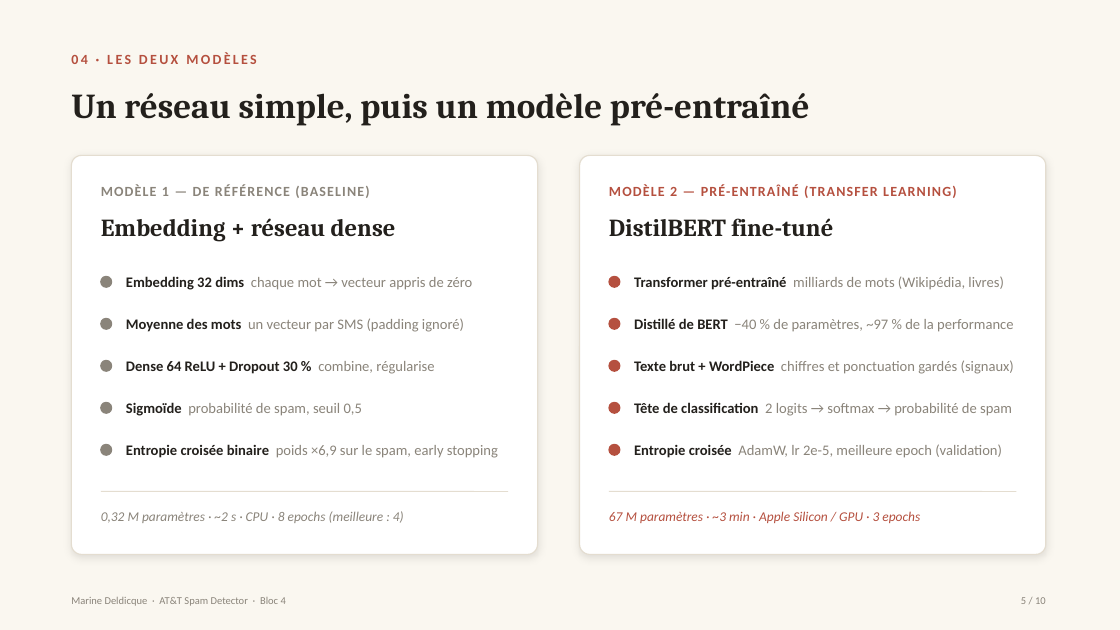
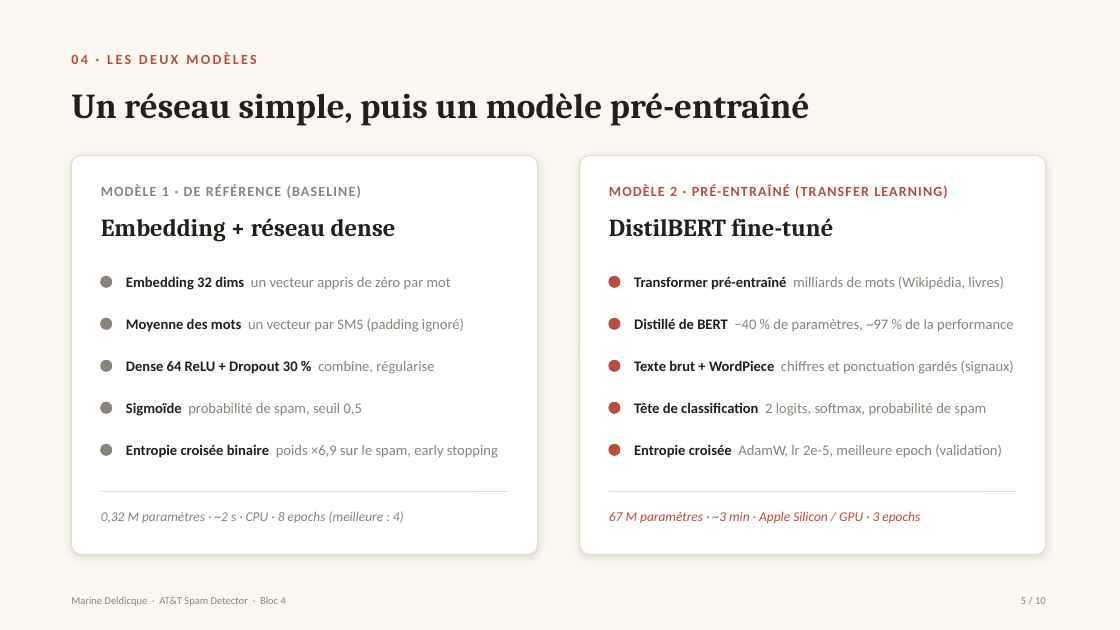
Before and after one commit to marinedde/cdsd-certification, a slide deck: slide 5 of bloc4-deep-learning/ATT_SpamDetector_Presentation.pptx. Drawn at 1120x630 pixels with LibreOffice and Linux fonts; fonts in the diff are those of the drawing. Boxes give left, top, right and bottom in pixels: in the first picture for what was removed or moved away, otherwise in the second. Text is boxed around its words. In the diff, an @@ line names an element or a change of style, - is before the commit and + after.

```diff
--- a/bloc4-deep-learning/ATT_SpamDetector_Presentation.pptx
+++ b/bloc4-deep-learning/ATT_SpamDetector_Presentation.pptx
@@ text at (101,184,361,198): text changed @@
-MODÈLE 1 — DE RÉFÉRENCE (BASELINE)
+MODÈLE 1 · DE RÉFÉRENCE (BASELINE)
@@ text at (609,184,947,198): text changed @@
-MODÈLE 2 — PRÉ-ENTRAÎNÉ (TRANSFER LEARNING)
+MODÈLE 2 · PRÉ-ENTRAÎNÉ (TRANSFER LEARNING)
@@ text at (126,276,451,290): text changed @@
-Embedding 32 dims chaque mot → vecteur appris de zéro
+Embedding 32 dims un vecteur appris de zéro par mot
@@ text at (634,402,986,416): text changed @@
-Tête de classification 2 logits → softmax → probabilité de spam
+Tête de classification 2 logits, softmax, probabilité de spam
```
Also in this commit, not shown: 5 other slides changed, 3 other files.
